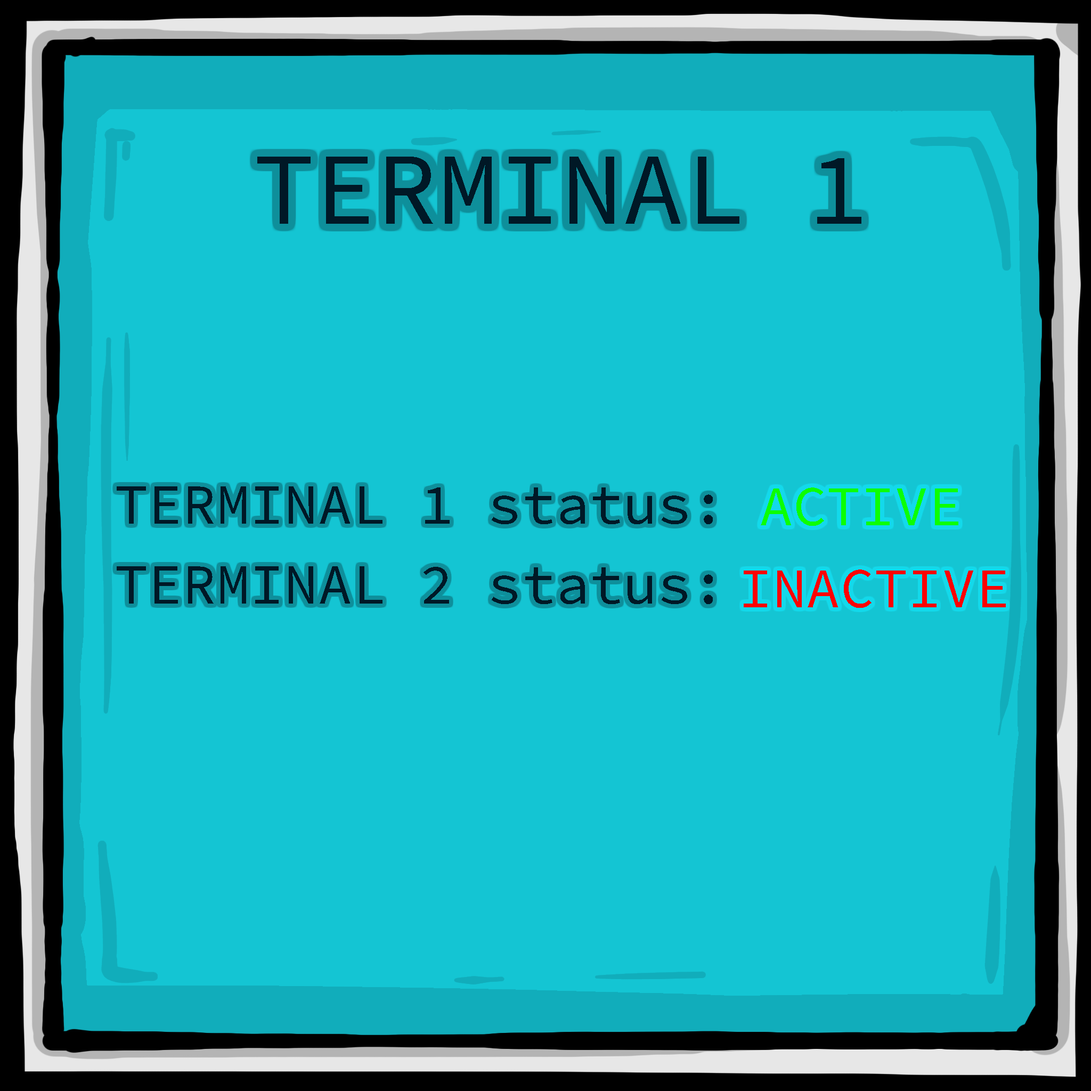
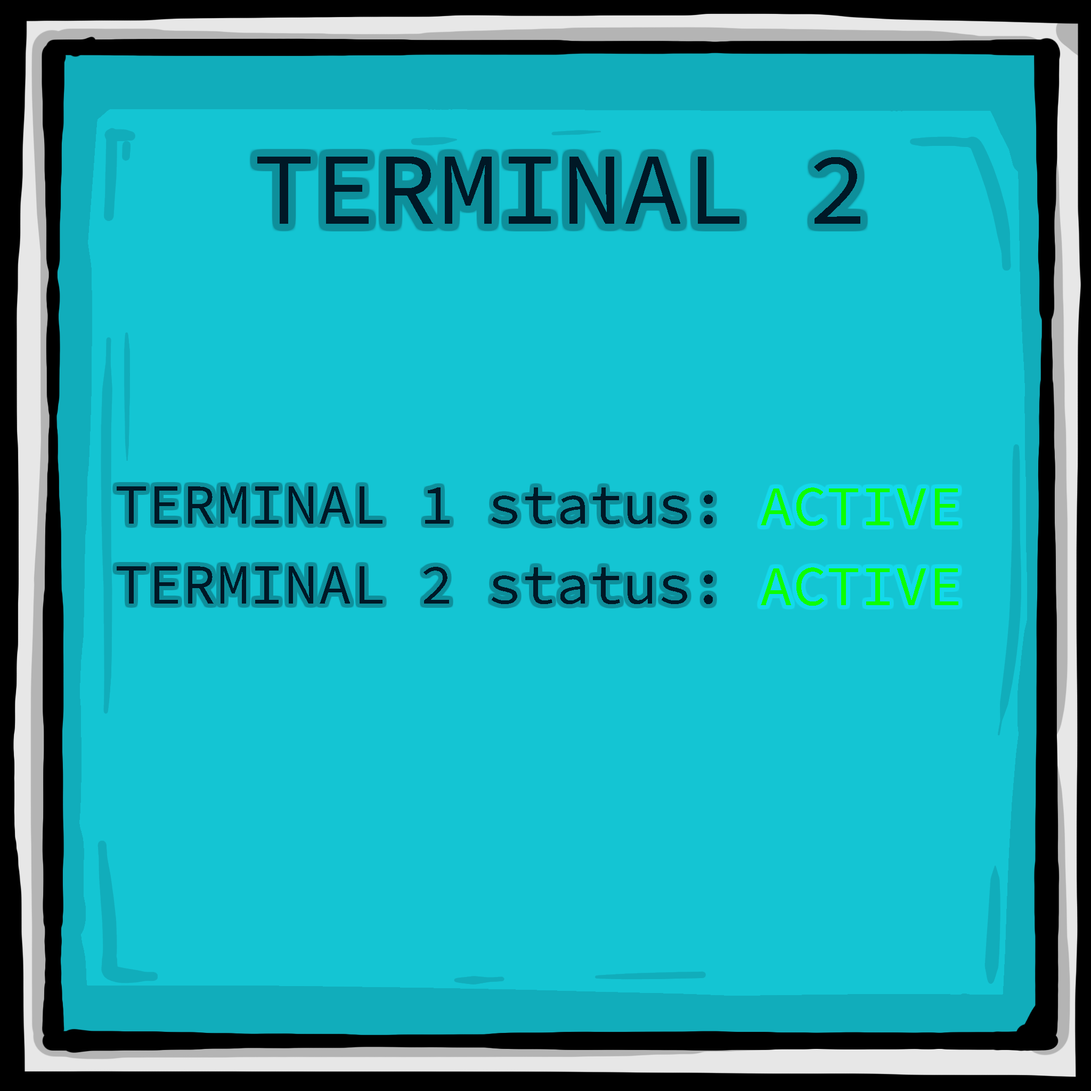
Layer changes from the first 1091 x 1091 image to the second:
hid "INACTIVE 2" over (x1=744, y1=569, x2=1007, y2=609)
showed "ACTIVE 2" over (x1=761, y1=567, x2=959, y2=606)
renamed "TERMINAL 1" to "TERMINAL 2", painted on it over (x1=806, y1=156, x2=862, y2=224)
